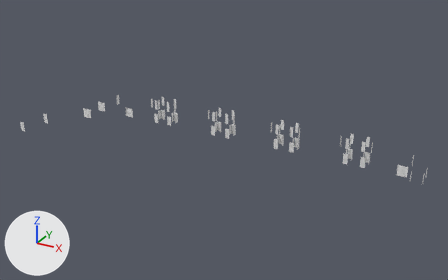
The OBJ model 03_node_classification/assets/type_k_apertures.obj, before and after one commit.
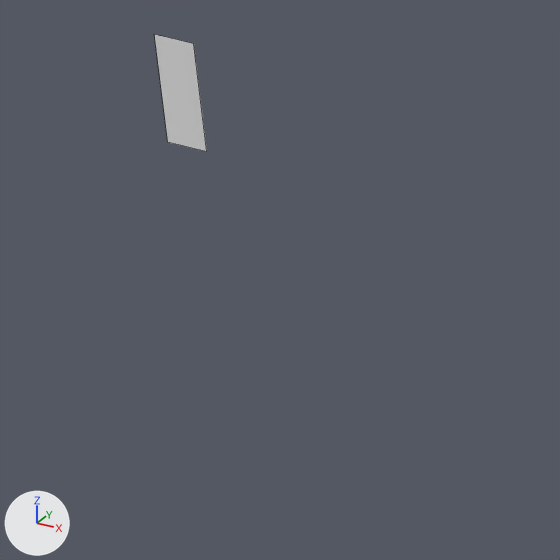
Each version is shown whole from a camera (50 mm lens) standing at (82.4, -71.7, 48.7) and looking at (31.3, 21.1, 2.3), then close up on the part from 7% to 18% of the width and 39% to 57% of the height. The axes (+X, +Y, +Z) are drawn at lower left. The lights are the same throughout. The last two pictures show the newer version. The close-ups show mesh edges as thin lines. Where no turn or scale is listed for an object, it has been applied to the vertices.

The older version as bpy lines, for what is in view:
```python
me_type_k_apertures = bpy.data.meshes.new('type_k_apertures')
me_type_k_apertures.from_pydata(...)  # 300 vertices, 75 faces; spans x -9.4..66.9, y 10.2..29.4, z 0.0..5.0
ob_type_k_apertures = bpy.data.objects.new('type_k_apertures', me_type_k_apertures)
ob_type_k_apertures.location = (0.0, 0.0, 0.0)
```
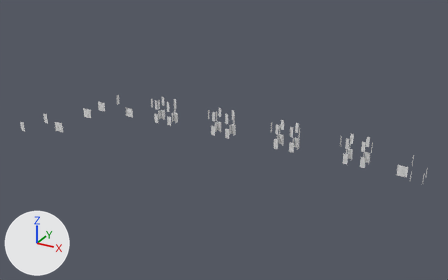
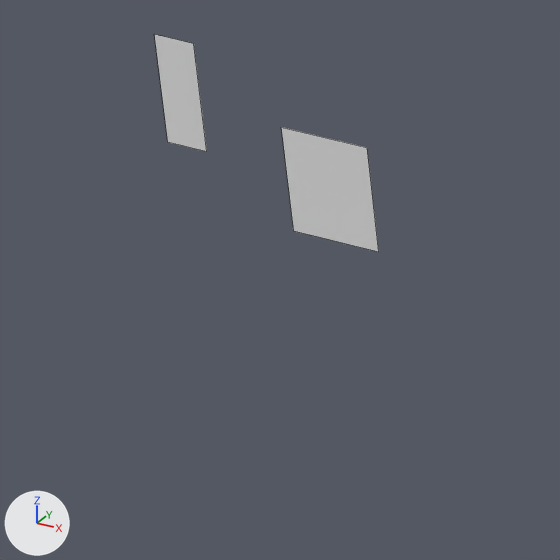
The newer file is also turned or shifted as a whole; pictures and numbers use the older file's frame.

Boxes [x1, y1, x2, y2] around the edits, measured in the close-ups (560 x 560 px):
'type_k_apertures', reshaped
    before: [154, 34, 207, 152]
    after: [154, 34, 379, 252]
part 1 of me_type_k_apertures, added
    after: [281, 127, 379, 252]

The edits, one by one:
me_type_k_apertures is used by ob_type_k_apertures; location (0.0, 0.0, 0.0).
me_type_k_apertures had 300 vertices, 75 faces and spanned x -9.4..66.9, y 10.2..29.4, z 0.0..5.0.
me_type_k_apertures now has 304 vertices, 76 faces and spans x -9.4..66.9, y 10.2..29.4, z 0.0..5.0.
me_type_k_apertures part 1: the loose piece of 4 vertices spanning x -3.3..-1.3, y 22.1, z 0.0..2.0 is copied, and the copy is moved by (0.0, -8.7, 0.0); it spans x -3.3..-1.3, y 13.5, z 0.0..2.0.
